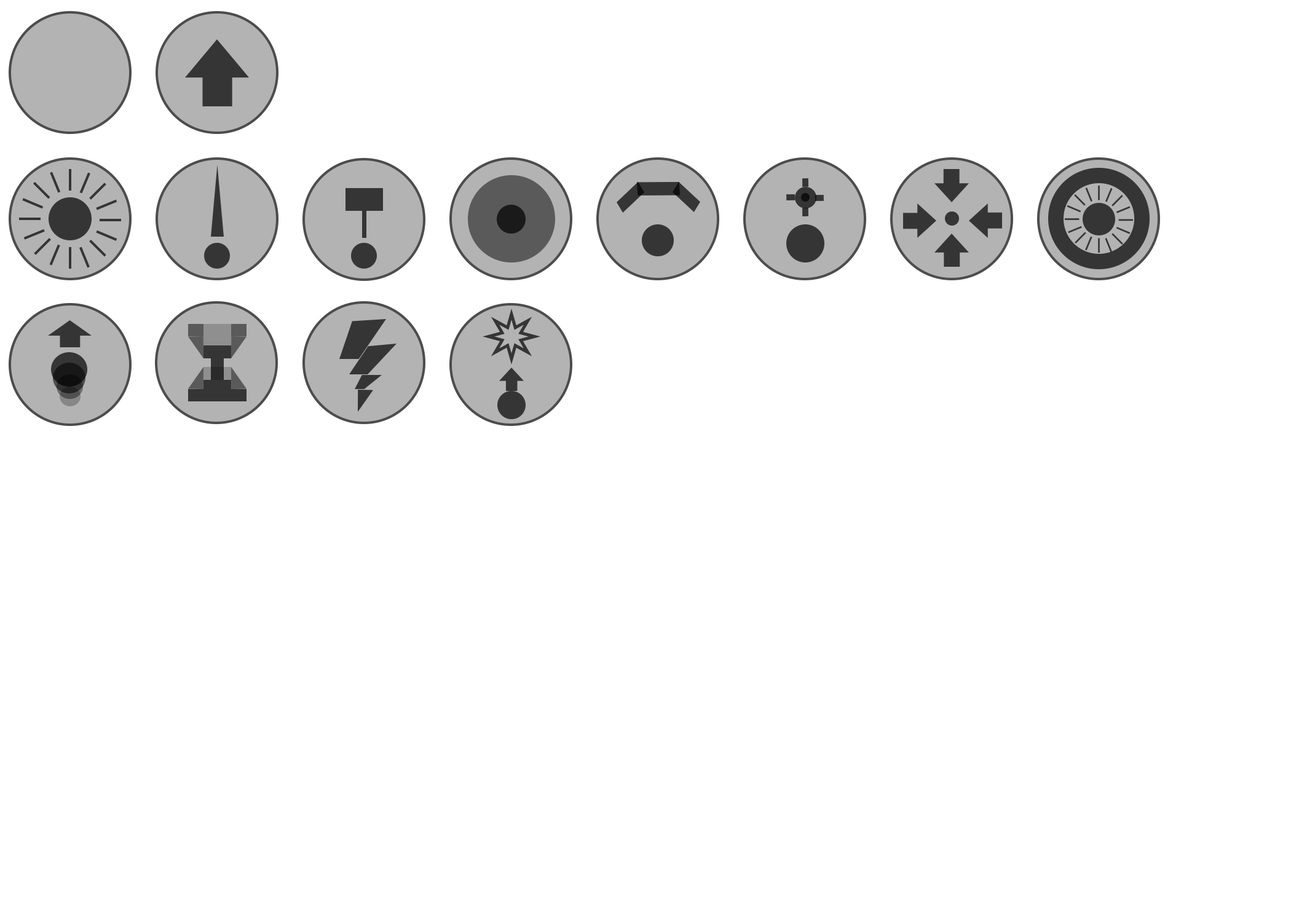
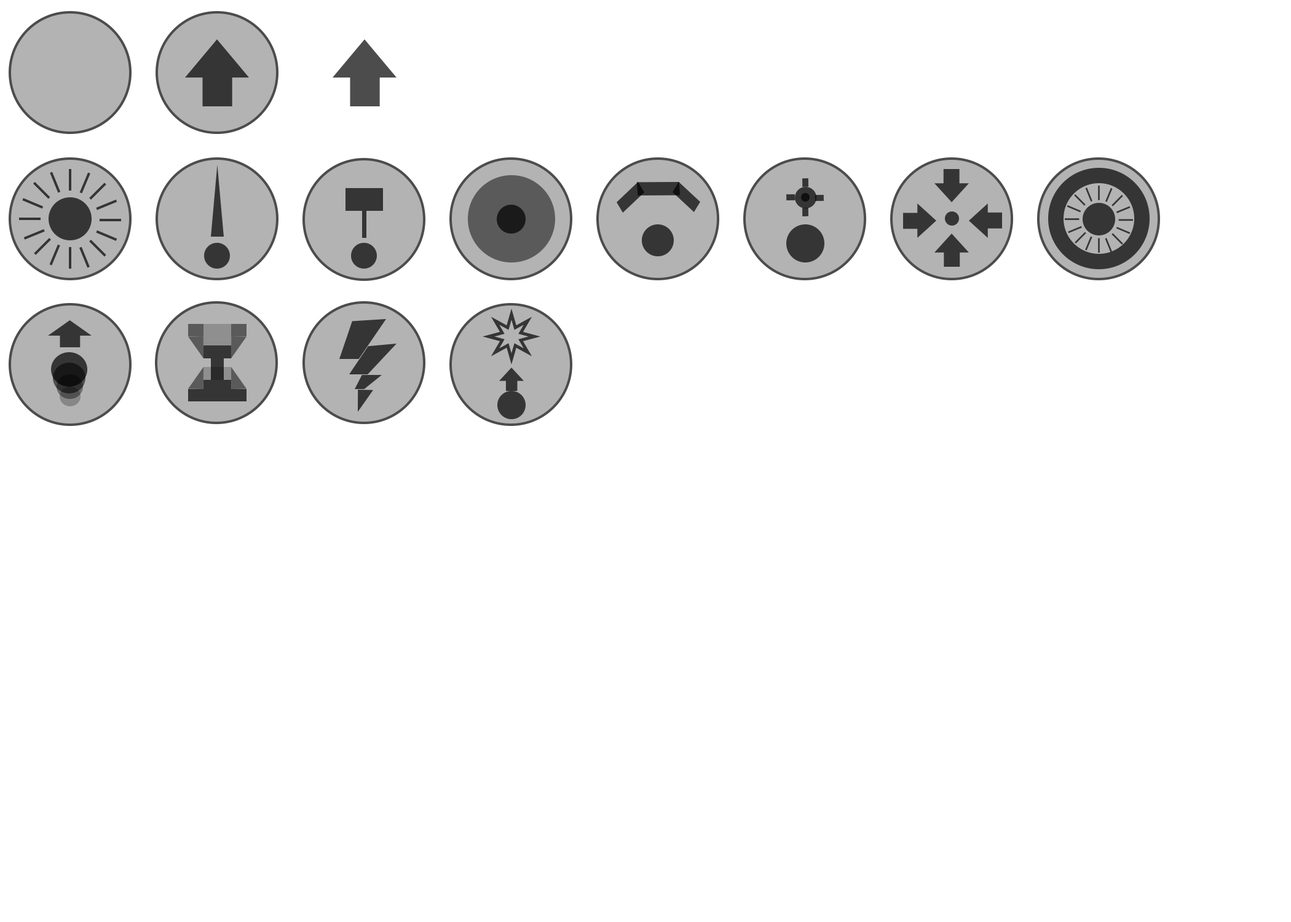
Two versions of the same layered image (1291x922). Layer-by-layer changes:
added layer "Arrow" (70%) above "JumpButton" over bbox(332, 39, 397, 107)
